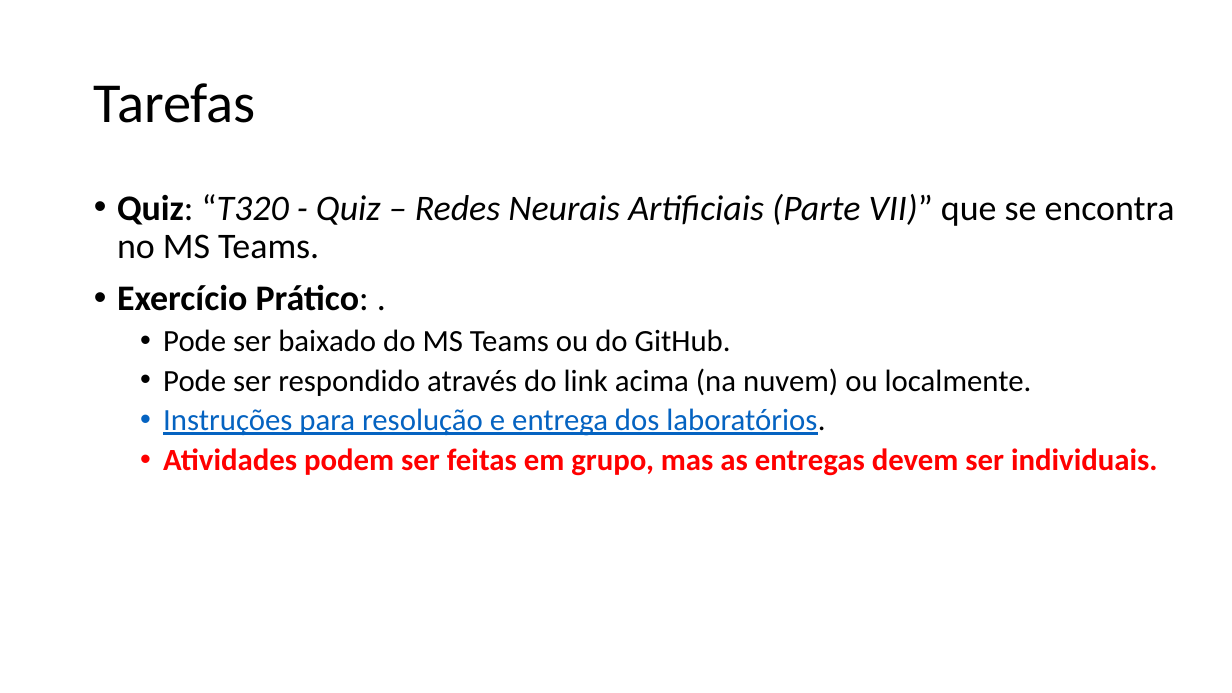
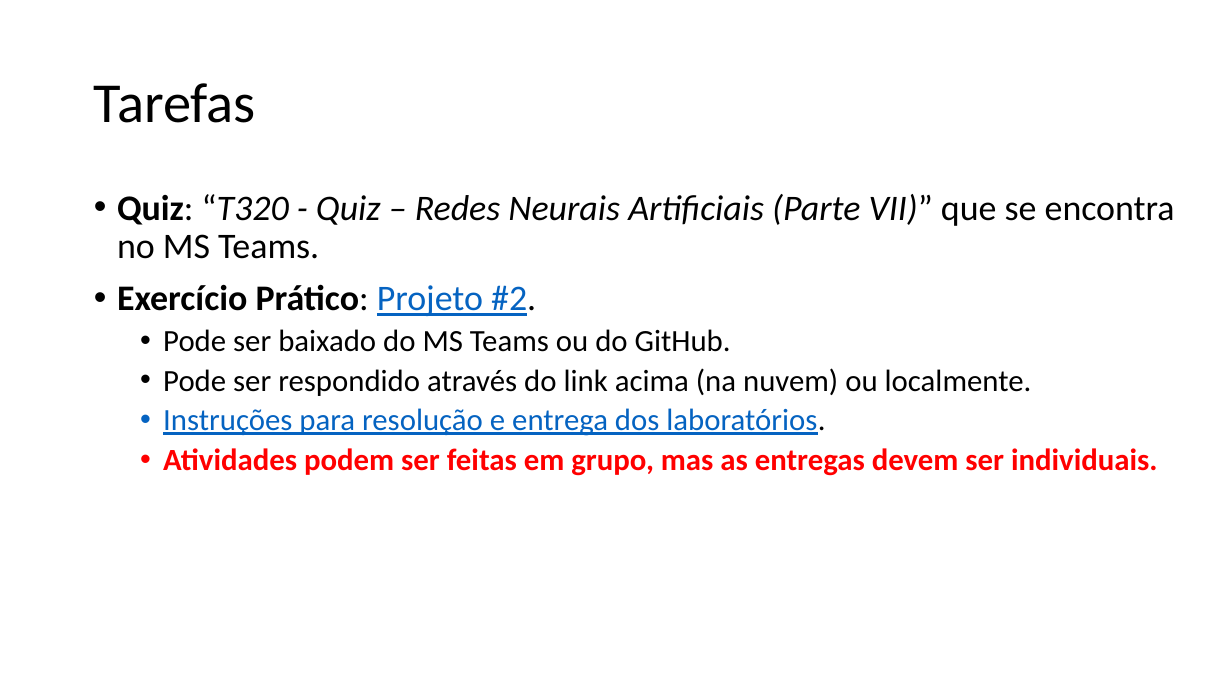
Before and after one commit to zz4fap/t320_aprendizado_de_maquina, a slide deck: slide 18 of slides/T320_Redes_Neurais_Artificiais (Parte IV).pptx (slide 21 before the commit). Drawn at 1232x693 pixels with LibreOffice and Linux fonts; fonts in the diff are those of the drawing. Boxes give left, top, right and bottom in pixels: in the first picture for what was removed or moved away, otherwise in the second. Text is boxed around its words. In the diff, an @@ line names an element or a change of style, - is before the commit and + after.

```diff
--- a/slides/T320_Redes_Neurais_Artificiais (Parte IV).pptx
+++ b/slides/T320_Redes_Neurais_Artificiais (Parte IV).pptx
@@ text at [117,284,536,316]: text changed @@
-• Exercício Prático: .
+• Exercício Prático: Projeto #2.
```
Also in this commit, not shown: 1 other slide changed, 3 slides removed, 3 other files.
